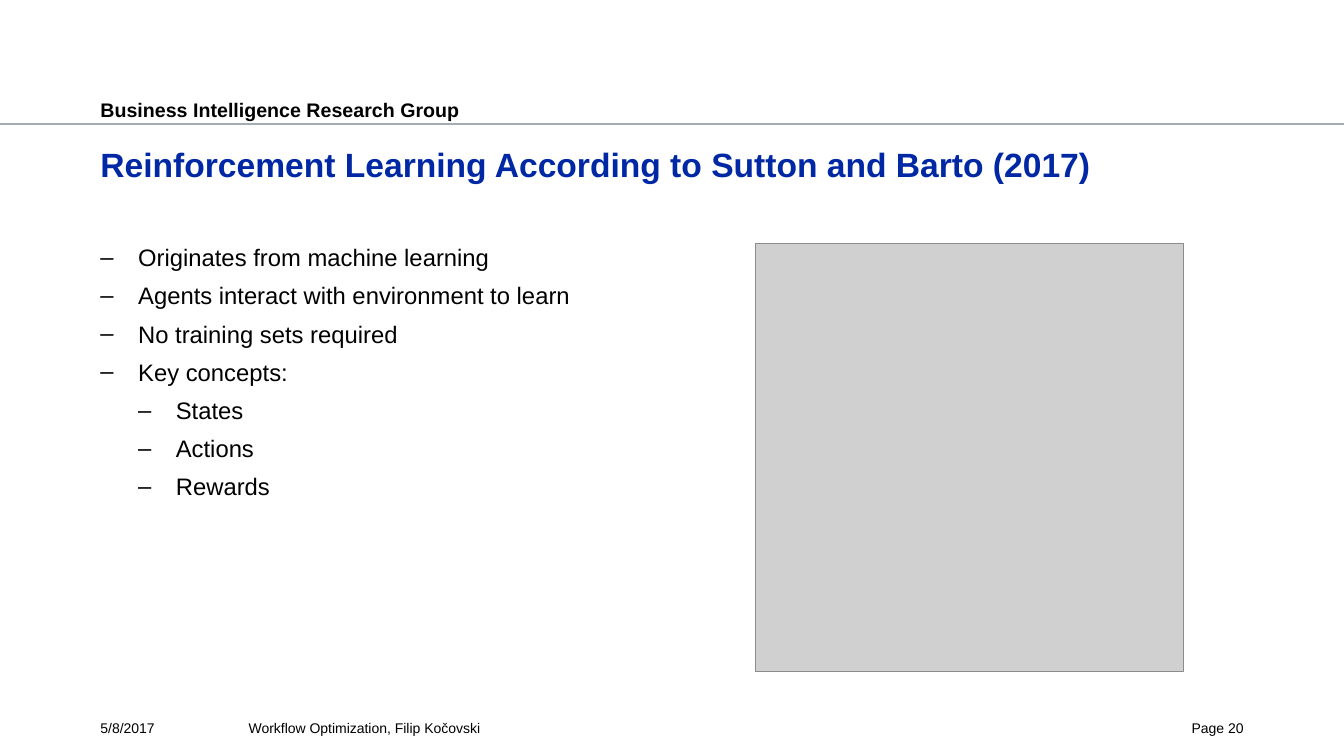
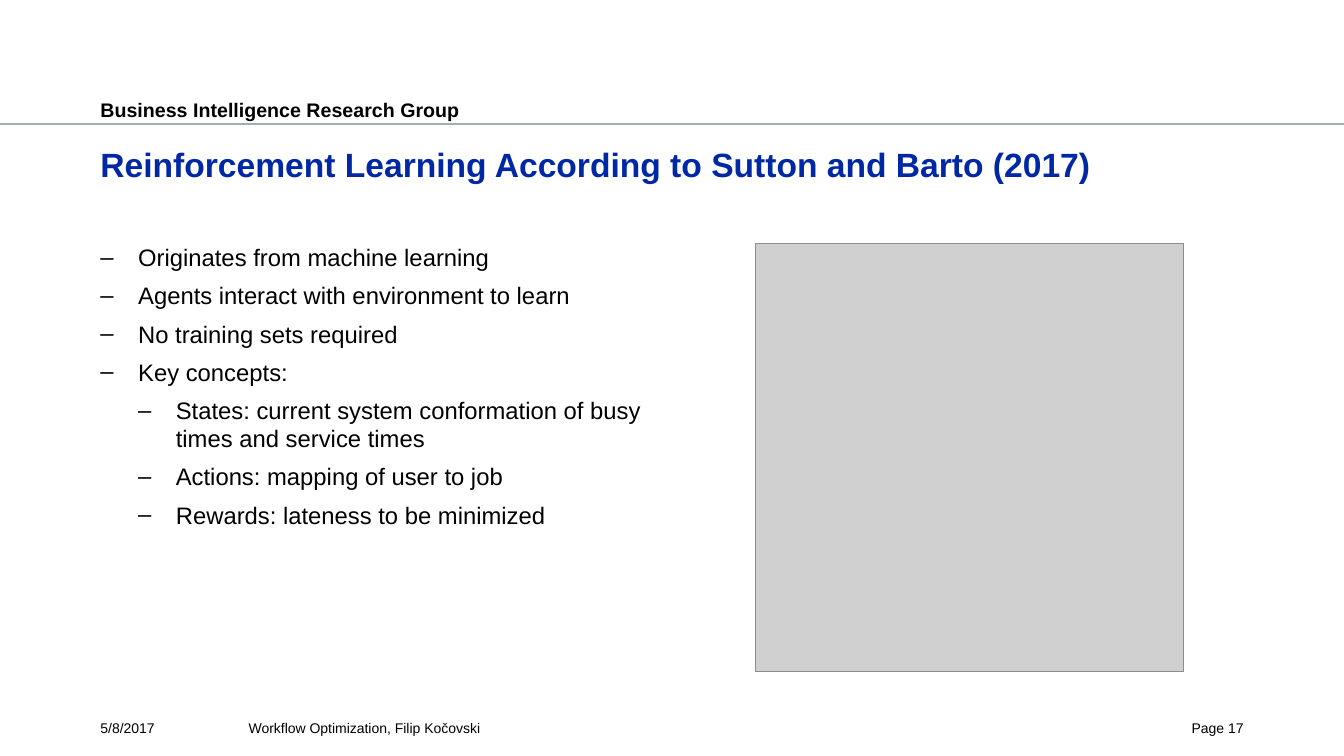
Before and after one commit to fkocovski/mt_presentation, a slide deck: slide 17 of Workflow Optimization.pptx (slide 20 before the commit). Drawn at 1344x756 pixels with LibreOffice and Linux fonts; fonts in the diff are those of the drawing; grey boxes stand for pictures; background and template pictures are left out. Boxes give left, top, right and bottom in pixels: in the first picture for what was removed or moved away, otherwise in the second. Text is boxed around its words. In the diff, an @@ line names an element or a change of style, - is before the commit and + after.

Commit message:
final 1.0

```diff
--- a/Workflow Optimization.pptx
+++ b/Workflow Optimization.pptx
@@ text at (x1=176, y1=401, x2=640, y2=525): text changed @@
-  – States
-  – Actions
-  – Rewards
+  – States: current system conformation of busy times and service times
+  – Actions: mapping of user to job
+  – Rewards: lateness to be minimized
@@ page number at (x1=1192, y1=723, x2=1244, y2=736): text changed @@
-Page 20
+Page 17
```
Also in this commit, not shown: 13 other slides changed, 1 slide added, 5 slides removed.
